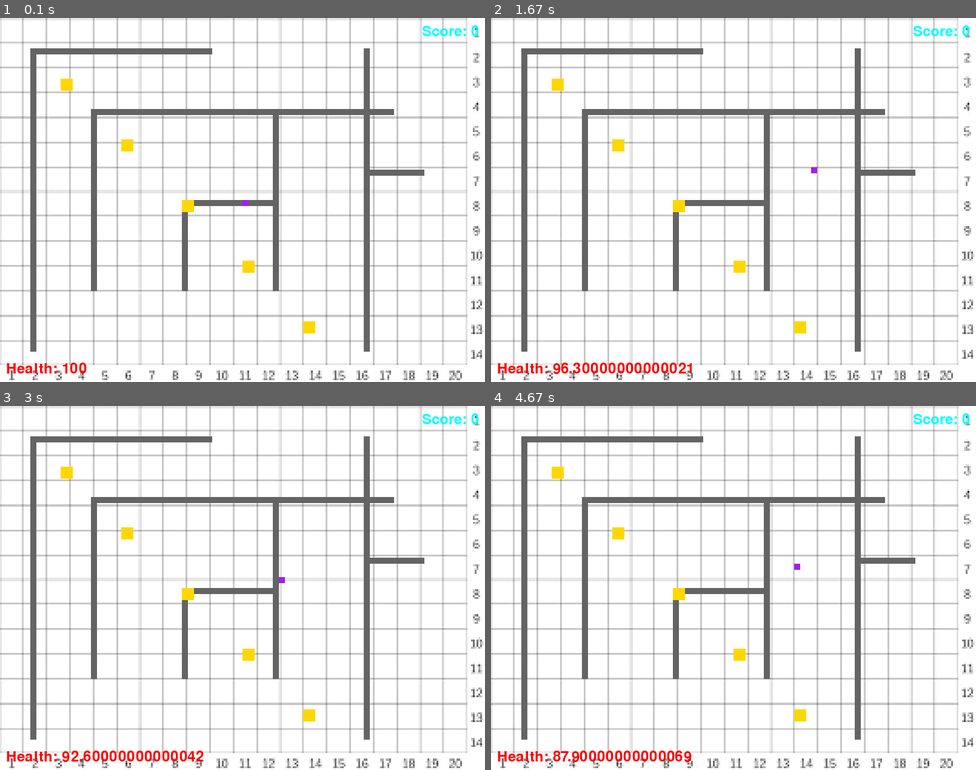
Above: before the commit, frames 1-4 (two rows, left to right).
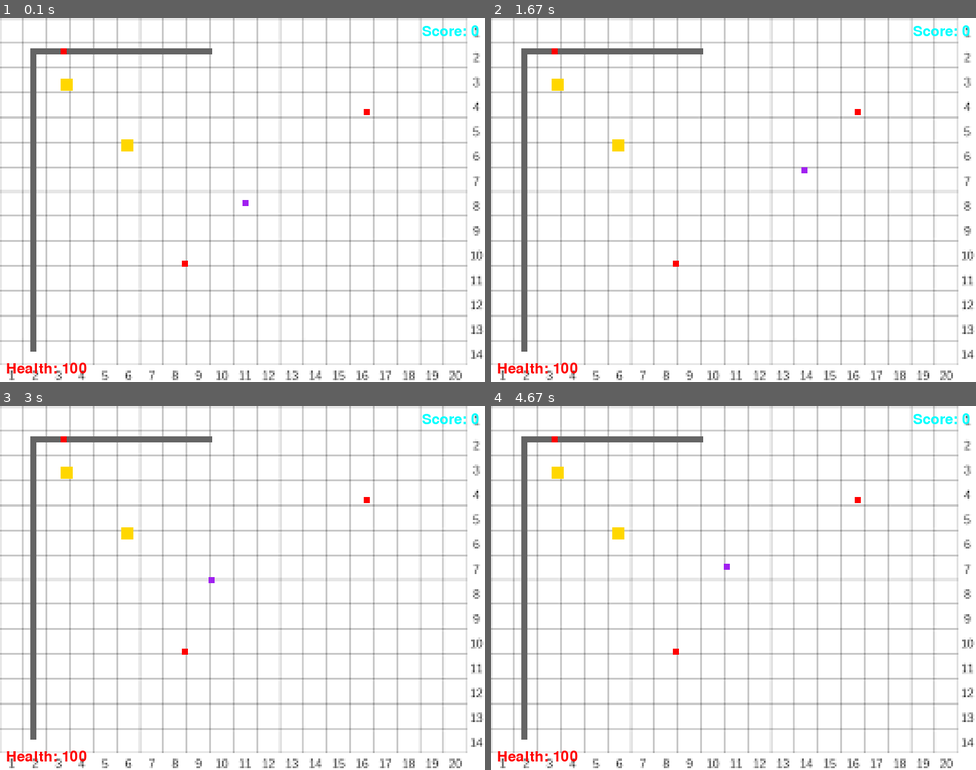
Above: after the commit, the same moments.

Repository: Hadialishibli/Game-for-fun
Game: pygame game, started from imbored.py
Two runs of this game, one before a commit and one after it. Both use one fixed random seed, a clock stepped at 60 frames per second and the inputs below.
Inputs:
- Up to frame 1 (0.1 s): no input
- Up to frame 2 (1.67 s): hold D 0.33-0.8 s; hold W 0.83-1.13 s; hold D 1.17-1.63 s
- Up to frame 3 (3 s): hold A 1.67-2.2 s; hold S 2.23-2.53 s; hold A 2.57-2.97 s
- Up to frame 4 (4.67 s): hold W 3-3.37 s; hold D 3.4-4.03 s; hold S 4.07-4.43 s; hold A from 4.47 s (still down)

The runs differ from the first frame. In frame 1, 4.2% of the frame differs, in the area x 12-88%, y 8-92%; in frame 2, 4.8%; in frame 3, 4.8%; in frame 4, 4.9%, in the area x 12-88%, y 8-98%.

Commit message:
more enemy

Diff:
--- /dev/null
+++ b/enemy_manager.py
@@ -0,0 +1,42 @@
+import pygame
+Enemy_speed=0.5
+class Enemy:
+    def __init__(self, x, y, speed):
+        self.rect = pygame.Rect(x, y, 10, 10)  # The enemy is the same size as the player (10x10)
+        self.speed = Enemy_speed
+
+    def move_towards_player(self, player_rect):
+        # Calculate the direction vector from the enemy to the player
+        dx, dy = player_rect.x - self.rect.x, player_rect.y - self.rect.y
+        dist = (dx**2 + dy**2) ** 0.5
+
+        if dist != 0:  # Normalize the direction vector
+            dx, dy = dx / dist, dy / dist
+
+        # Move the enemy towards the player
+        self.rect.x += dx * self.speed
+        self.rect.y += dy * self.speed
+
+    def check_collision_with_player(self, player_rect):
+        return self.rect.colliderect(player_rect)
+
+    def draw(self, screen):
+        pygame.draw.rect(screen, (255, 0, 0), self.rect)  # Draw enemy as a red square
+
+class EnemyManager:
+    def __init__(self):
+        self.enemies = []
+
+    def add_enemy(self, x, y, speed):
+        enemy = Enemy(x, y, speed)
+        self.enemies.append(enemy)
+
+    def update_enemies(self, player_rect, health_manager):
+        for enemy in self.enemies:
+            enemy.move_towards_player(player_rect)
+            if enemy.check_collision_with_player(player_rect):
+                health_manager.decrease_health(1)  # Decrease health by 10 on collision
+
+    def draw_enemies(self, screen):
+        for enemy in self.enemies:
+            enemy.draw(screen)
--- a/imbored.py
+++ b/imbored.py
@@ -3,6 +3,7 @@
 from wall_manager import WallManager
 from coin_manager import CoinManager
 from health_manager import HealthManager
+from enemy_manager import EnemyManager  # Import the EnemyManager
 
 # Initialize Pygame
 pygame.init()
@@ -28,29 +29,26 @@
 background_image = pygame.image.load('background/images.png').convert()
 background_image = pygame.transform.scale(background_image, (WIDTH, HEIGHT))
 
-# Create instances of WallManager, CoinManager, and HealthManager
+# Create instances of WallManager, CoinManager, HealthManager, and EnemyManager
 wall_manager = WallManager()
 coin_manager = CoinManager()
 health_manager = HealthManager()
+enemy_manager = EnemyManager()
 
 # Add walls to the WallManager
 wall_manager.add_wall(50, 50, 10, 500)
 wall_manager.add_wall(50, 50, 300, 10)
-wall_manager.add_wall(150, 150, 10, 300)
-wall_manager.add_wall(150, 150, 300, 10)
-wall_manager.add_wall(300, 300, 10, 150)
-wall_manager.add_wall(300, 300, 150, 10)
-wall_manager.add_wall(450, 150, 10, 300)
-wall_manager.add_wall(450, 150, 200, 10)
-wall_manager.add_wall(600, 50, 10, 500)
-wall_manager.add_wall(600, 250, 100, 10)
+# Add more walls as needed...
 
 # Add coins to the CoinManager
 coin_manager.add_coin(100, 100)
 coin_manager.add_coin(200, 200)
-coin_manager.add_coin(300, 300)
-coin_manager.add_coin(400, 400)
-coin_manager.add_coin(500, 500)
+# Add more coins as needed...
+
+# Add enemies to the EnemyManager
+enemy_manager.add_enemy(100, 50, 1.5)
+enemy_manager.add_enemy(300, 400, 2.0)
+enemy_manager.add_enemy(600, 150, 1.0)
 
 # Clock to control frame rate
 clock = pygame.time.Clock()
@@ -96,13 +94,11 @@
     collected_coins = coin_manager.handle_coin_collection(player_rect)
     score += collected_coins
 
+    # Update enemies and handle collisions with the player
+    enemy_manager.update_enemies(player_rect, health_manager)
+
     # Update player position after collision handling
     player_pos[0], player_pos[1] = player_rect.x, player_rect.y
-
-    # Simulate a condition where health decreases (e.g., touching a certain wall or enemy)
-    # For now, decrease health by 1 if the player moves
-    if keys[pygame.K_w] or keys[pygame.K_s] or keys[pygame.K_a] or keys[pygame.K_d]:
-        health_manager.decrease_health(0.05)
 
     # Draw the scaled background image
     screen.blit(background_image, (0, 0))
@@ -112,6 +108,9 @@
 
     # Draw the coins
     coin_manager.draw_coins(screen)
+
+    # Draw the enemies
+    enemy_manager.draw_enemies(screen)
 
     # Draw the player
     pygame.draw.rect(screen, PORPOL, player_rect)
